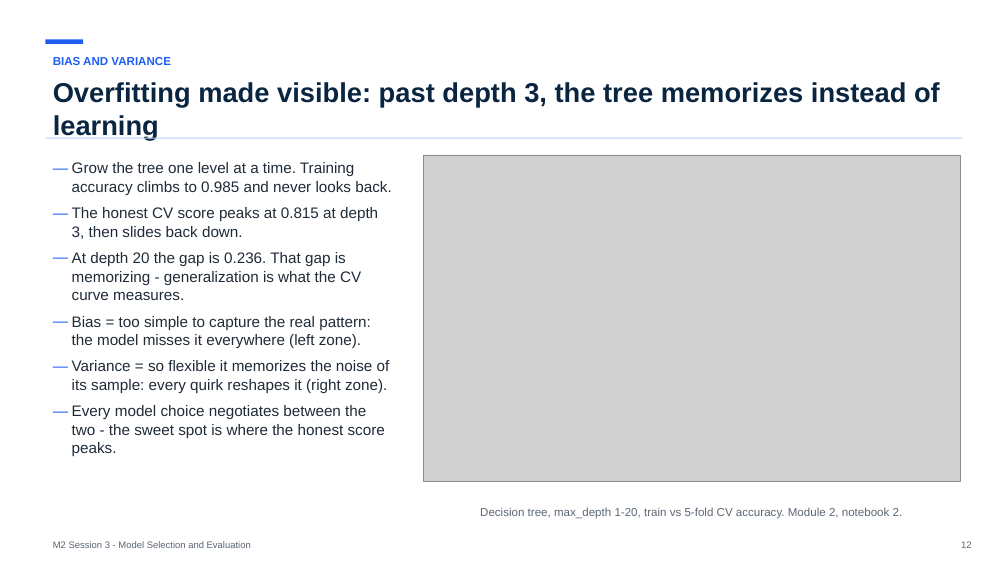
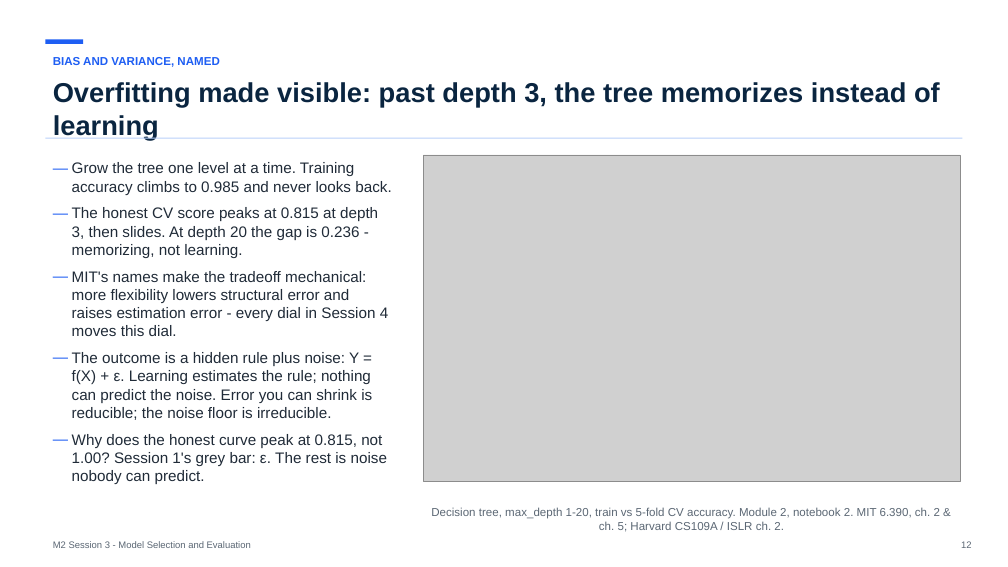
Before and after one commit to koenossendrijver/fontys-tech-exercises, a slide deck: slide 12 of presentations/m2-session-3-model-selection-and-evaluation.pptx. Drawn at 1008x567 pixels with LibreOffice and Linux fonts; fonts in the diff are those of the drawing; grey boxes stand for pictures. Boxes give left, top, right and bottom in pixels: in the first picture for what was removed or moved away, otherwise in the second. Text is boxed around its words. In the diff, an @@ line names an element or a change of style, - is before the commit and + after.

```diff
--- a/presentations/m2-session-3-model-selection-and-evaluation.pptx
+++ b/presentations/m2-session-3-model-selection-and-evaluation.pptx
@@ text at bbox=[53, 57, 219, 67]: text changed @@
-BIAS AND VARIANCE
+BIAS AND VARIANCE, NAMED
@@ text at bbox=[72, 207, 388, 484]: text changed @@
-— The honest CV score peaks at 0.815 at depth 3, then slides back down.
-— At depth 20 the gap is 0.236. That gap is memorizing - generalization is what the CV curve measures.
-— Bias = too simple to capture the real pattern: the model misses it everywhere (left zone).
-— Variance = so flexible it memorizes the noise of its sample: every quirk reshapes it (right zone).
-— Every model choice negotiates between the two - the sweet spot is where the honest score peaks.
+— The honest CV score peaks at 0.815 at depth 3, then slides. At depth 20 the gap is 0.236 - memorizing, not learning.
+— MIT's names make the tradeoff mechanical: more flexibility lowers structural error and raises estimation error - every dial in Session 4 moves this dial.
+— The outcome is a hidden rule plus noise: Y = f(X) + ε. Learning estimates the rule; nothing can predict the noise. Error you can shrink is reducible; the noise floor is irreducible.
+— Why does the honest curve peak at 0.815, not 1.00? Session 1's grey bar: ε. The rest is noise nobody can predict.
@@ text at bbox=[431, 507, 940, 532]: text changed @@
-Decision tree, max_depth 1-20, train vs 5-fold CV accuracy. Module 2, notebook 2.
+Decision tree, max_depth 1-20, train vs 5-fold CV accuracy. Module 2, notebook 2. MIT 6.390, ch. 2 & ch. 5; Harvard CS109A / ISLR ch. 2.
```
Also in this commit, not shown: 10 other slides changed, 2 slides added, 2 slides removed, 8 other files.
